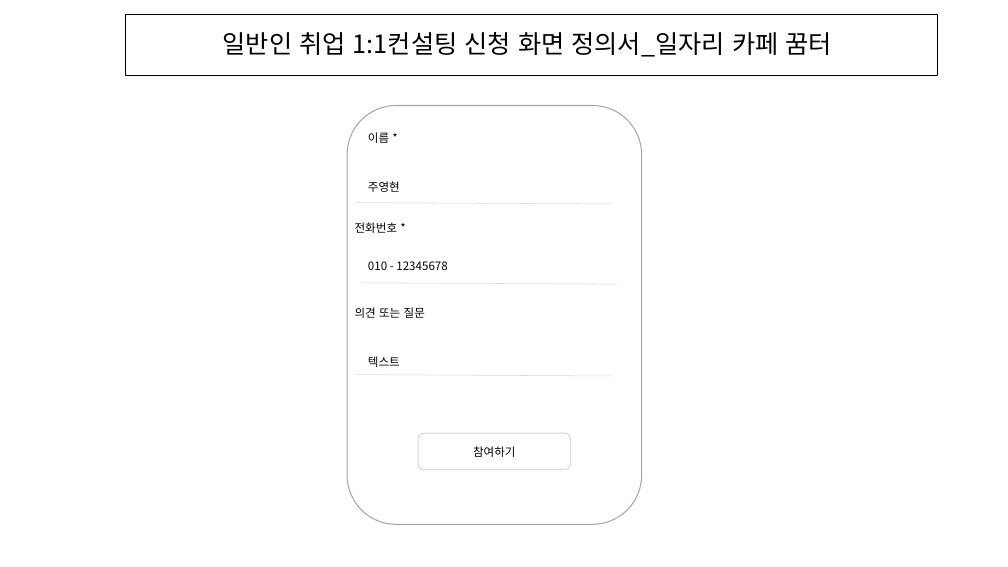
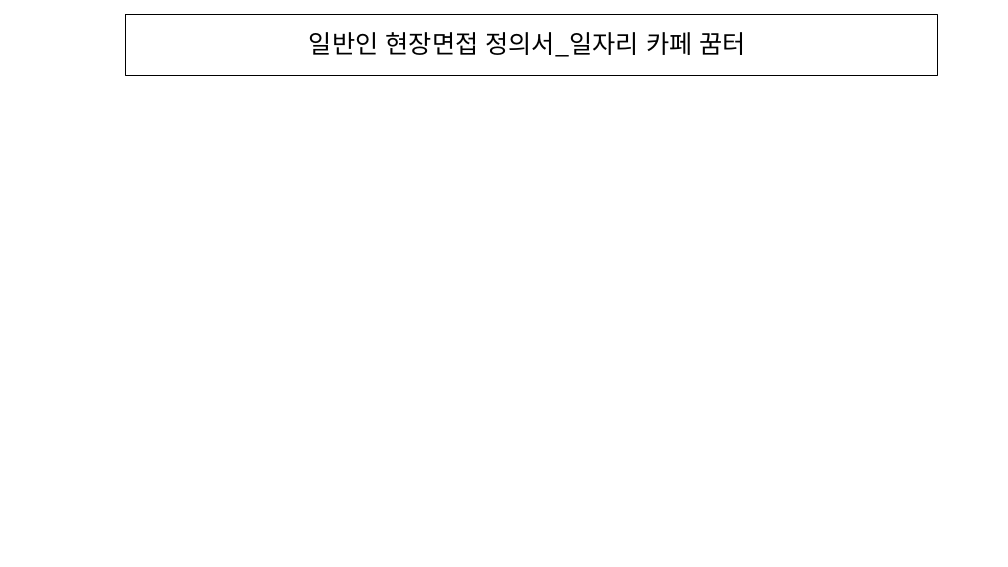
Before and after one commit to Sikeru/JOBJAVA, a slide deck: slide 17 of project/화면정의서/일자리카페 꿈터0.1.pptx (slide 19 before the commit). Drawn at 1008x567 pixels with LibreOffice and Linux fonts; fonts in the diff are those of the drawing. Boxes give left, top, right and bottom in pixels: in the first picture for what was removed or moved away, otherwise in the second. Text is boxed around its words. In the diff, an @@ line names an element or a change of style, - is before the commit and + after.

```diff
--- a/project/화면정의서/일자리카페 꿈터0.1.pptx
+++ b/project/화면정의서/일자리카페 꿈터0.1.pptx
@@ text in rectangle at box(309, 32, 746, 57): text changed @@
-일반인 취업 1:1컨설팅 신청 화면 정의서_일자리 카페 꿈터
+일반인 현장면접 정의서_일자리 카페 꿈터
@@ group removed at box(347, 106, 642, 525): 6 texts, 3 lines, 2 rounded rectangles @@
-이름 *
-전화번호 *
-의견 또는 질문
-참여하기
-주영현
-010 - 12345678
-텍스트
```
Also in this commit, not shown: 12 other slides changed, 5 slides removed, 1 other file.
